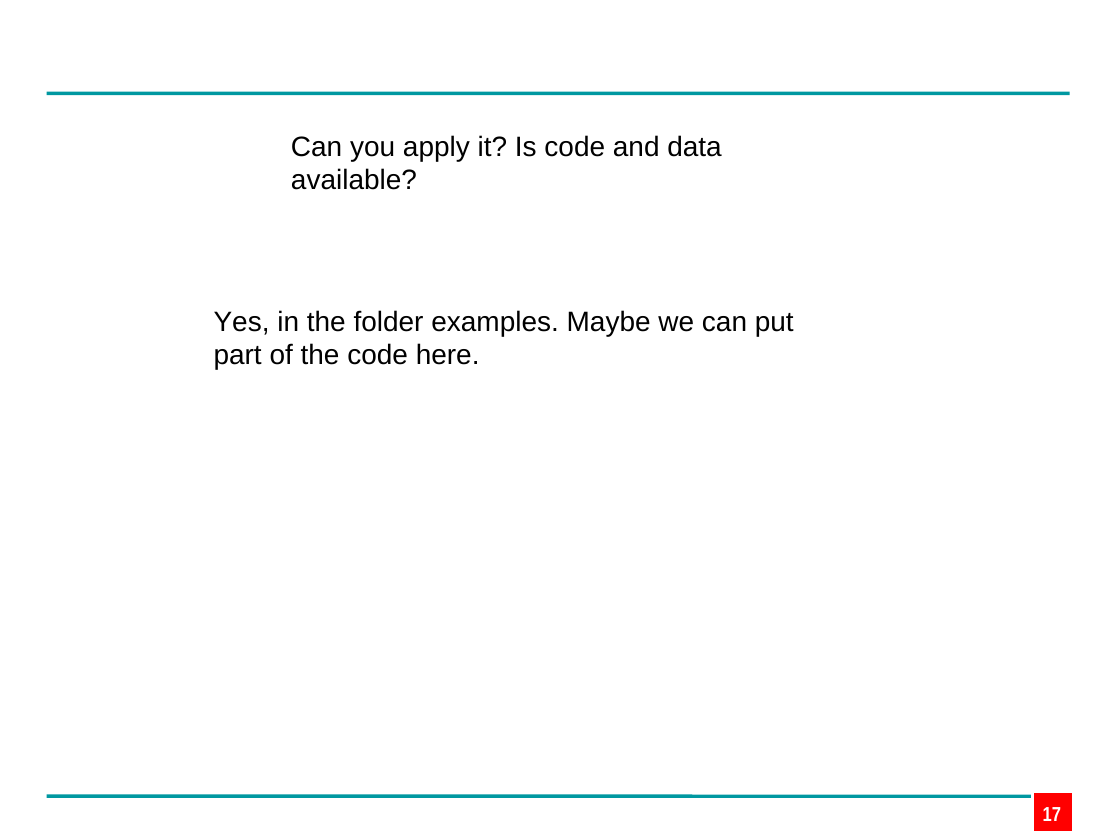
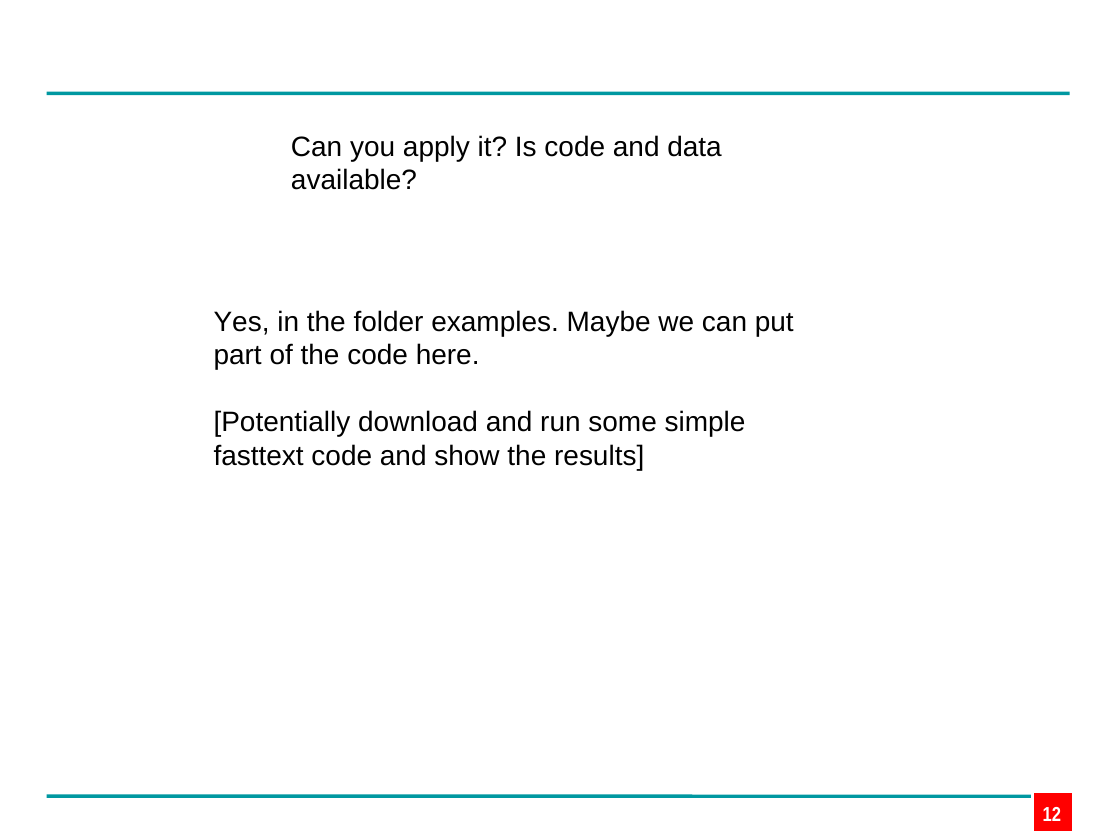
Before and after one commit to edpape007/NLP, a slide deck: slide 12 of Presentation_Subword.pptx (slide 17 before the commit). Drawn at 1120x840 pixels with LibreOffice and Linux fonts; fonts in the diff are those of the drawing; background and template pictures are left out. Boxes give left, top, right and bottom in pixels: in the first picture for what was removed or moved away, otherwise in the second. Text is boxed around its words. In the diff, an @@ line names an element or a change of style, - is before the commit and + after.

```diff
--- a/Presentation_Subword.pptx
+++ b/Presentation_Subword.pptx
@@ text at (x1=214, y1=410, x2=746, y2=470): paragraph added @@
+[Potentially download and run some simple fasttext code and show the results]
@@ page number at (x1=1043, y1=807, x2=1061, y2=821): text changed @@
-17
+12
```
Also in this commit, not shown: 7 other slides changed, 2 slides added, 8 slides removed, 1 other file.
